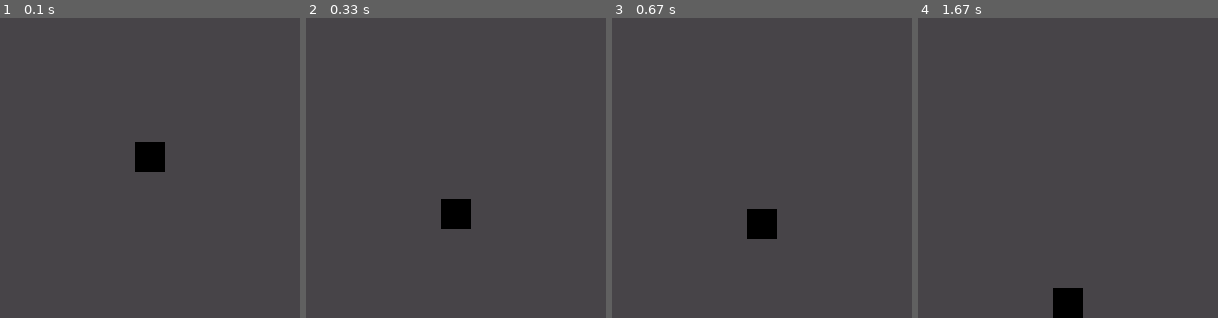
Above: before the commit, frames 1-4 (left to right).
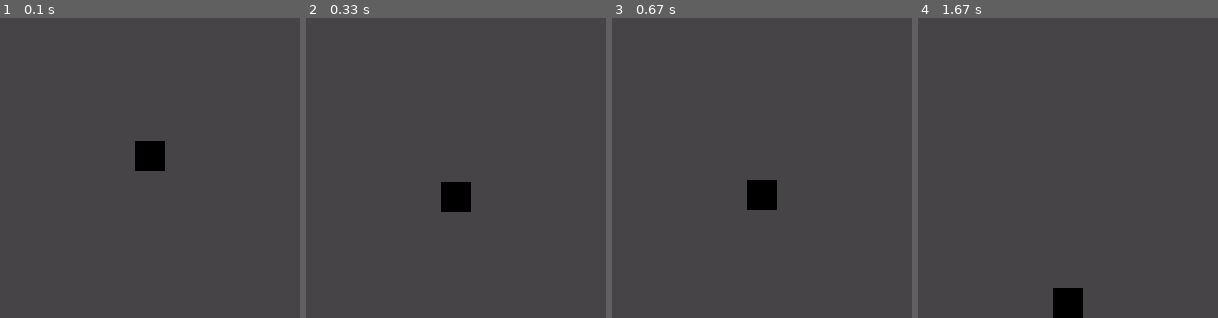
Above: after the commit, the same moments.

Repository: Lekitio/Pygame-first-game
Game: pygame game, started from jump_testing.py
Two runs of this game, one before a commit and one after it. Both use one fixed random seed, a clock stepped at 60 frames per second and the inputs below.
Inputs:
- Up to frame 1 (0.1 s): no input
- Up to frame 2 (0.33 s): no input
- Up to frame 3 (0.67 s): tap Z at 0.33 s
- Up to frame 4 (1.67 s): no input

The runs differ from the first frame. In frame 1, less than 0.1% of the frame differs, in the area x 45-55%, y 41-52%; in frame 2, 1.1%; in frame 3, 1.9%, in the area x 45-55%, y 54-74%; in frame 4, nothing differs.

Commit message:
Worked a bit with collitions and made more sprite groups for organisation

Diff:
--- a/jump_testing.py
+++ b/jump_testing.py
@@ -33,6 +33,7 @@
         self.current_jump_time = 0
         self.landed = False #this isnt optimal
         self.jump_key = pygame.K_z
+        self.jump_speed_cap = 600
 
 
     # def jump(self):
@@ -51,10 +52,7 @@
             self.current_jump_time = pygame.time.get_ticks()
             if self.current_jump_time >= self.last_jump_time + self.jump_cooldown:
                 self.can_jump = True
-
-    def update(self):
-        keys = pygame.key.get_pressed()
-
+    def jump(self, keys, delta_time):
         if keys[self.jump_key] and self.on_ground and self.can_jump:
             # self.rect.centery = 1
             self.velocity.y = -self.jump_force
@@ -62,17 +60,19 @@
 
         self.velocity.y += GRAVITY * delta_time #always affected by gravity
 
+
         # downwards
         if self.velocity.y > 0:
-            self.velocity.y += 2
+            self.velocity.y += 0.2 * GRAVITY * delta_time
+            #why times delta_time here?
 
         #if släppa and upwards
         if not keys[self.jump_key] and self.velocity.y < 0:
             self.velocity.y *= 0.05
 
-        # fall faster
-        if self.velocity.y > 0: #going
-            self.velocity.y += GRAVITY * 0.5 * delta_time
+
+        # a speed cap
+        self.velocity.y = min(self.jump_speed_cap, self.velocity.y)
 
         #set actions into place
         self.rect.centery += self.velocity.y * delta_time
@@ -86,6 +86,11 @@
             self.velocity.y = 0
 
         self.can_jump_cooldown()
+
+    def update(self):
+        keys = pygame.key.get_pressed()
+        self.jump(keys, delta_time)
+
 
 hanako = player(all_sprites)
 
--- a/main tutorial.py
+++ b/main tutorial.py
@@ -6,9 +6,9 @@
 #"gets pygame started up"
 
 ## Pygame display info: https://www.pygame.org/docs/ref/display.html#pygame.display.init
-width = 900
-height = 600
-main_display = pygame.display.set_mode((width, height))
+WIDTH = 900
+HEIGHT = 600
+main_display = pygame.display.set_mode((WIDTH, HEIGHT))
 #this creates a screen, set_mode specifically
 
 pygame.display.set_caption("Game name")
@@ -19,19 +19,18 @@
 
 clock = pygame.time.Clock() #caps the framerate, Otherwise it runs infinitely fast
 
-def in_frame_checker(name, height, width):
-    if name.rect.bottom >= height:
-        name.rect.bottom = height
-        name.direction.y *= -1
+
+GRAVITY = 700
+
+def in_frame_checker(name, HEIGHT, WIDTH):
+    if name.rect.bottom >= HEIGHT:
+        name.rect.bottom = HEIGHT
     if name.rect.top <= 0:
         name.rect.top = 0 #gets rid of pesky bugs
-        name.direction.y *= -1
-    if name.rect.right >= width:
-        name.rect.right = width
-        name.direction.x *= -1
+    if name.rect.right >= WIDTH:
+        name.rect.right = WIDTH
     if name.rect.left <= 0:
         name.rect.left = 0
-        name.direction.x *= -1
 
 #making groups/classes/sprites
 class Player(pygame.sprite.Sprite):
@@ -39,55 +38,72 @@
         super().__init__(group)
         #this is like refering that you have parents I guess?
         #parent in this case is group
-        w = 50
-        h = 80
+        w = 40
+        h = 60
         self.image = pygame.Surface((w, h))
         self.rect = self.image.get_frect(bottomleft = (10, ground.top))
-        self.direction = pygame.math.Vector2(1, 0) #defult
-        self.speed = 200
-
-        #Jump timer
+        # self.velocity = pygame.math.Vector2(1, 0) #defult
+        self.speed = 300
+
+        #Physics
+        self.velocity = pygame.math.Vector2(1, 1)
+        #Jumping physics
+        self.on_ground = True
+        self.jump_force = 400
+
+        #Jump
         self.can_jump = True
         self.last_jump_time = 0
-        self.gravity = 1500
-        self.on_ground = True
-        self.cooldown_jump = 100
-        self.jump_button = pygame.K_x
+        self.jump_cooldown = 100
+        self.current_jump_time = 0
+        self.landed = False #this isnt optimal
+        self.jump_key = pygame.K_z
+        self.jump_speed_cap = 600
+        self.jump_velocity_multiplier = 0.3
+        self.groundy = ground.top
 
         #Slash
         self.can_slash = True
         self.last_slash_time = 0
         self.cooldown_slash = 1000
 
-    # def jump(self):
-    #     self.direction.y = -1
-
-    def falling_motion(self):
-        if self.rect.bottom > ground.top: #fall while above ground
-            # for i in range(20):
-            #     self.direction.y += i/10
-            self.direction.y *= 0.5
-        else:
-            # self.direction.y = 0
-            self.rect.bottom = ground.top
+    def can_jump_cooldown(self):
+        if not self.can_jump:
+            self.current_jump_time = pygame.time.get_ticks()
+            if self.current_jump_time >= self.last_jump_time + self.jump_cooldown:
+                self.can_jump = True
+
+    def jump(self, keys, delta_time):
+        if keys[self.jump_key] and self.on_ground and self.can_jump:
+            # self.rect.centery = 1
+            self.velocity.y = -self.jump_force
+            self.on_ground = False
+        self.velocity.y += GRAVITY * delta_time #always affected by gravity
+
+        # downwards
+        if self.velocity.y > 0:
+            self.velocity.y += self.jump_velocity_multiplier * GRAVITY * delta_time
+            #why times delta_time here?
+
+        #if släppa and upwards
+        if not keys[self.jump_key] and self.velocity.y < 0:
+            self.velocity.y *= 0.05
+
+        # a speed cap
+        self.velocity.y = min(self.jump_speed_cap, self.velocity.y)
+
+        #set actions into place
+        self.rect.centery += self.velocity.y * delta_time
+
+        if self.rect.bottom >= self.groundy:
+            if self.on_ground == False:
+                self.last_jump_time = pygame.time.get_ticks()
+            self.rect.bottom = self.groundy
             self.on_ground = True
-            # self.cooldown_jump = pygame.time.get_ticks() #if i wanna make on ground timer
-            return True
-
-
-    def jump_timer(self):
-        #while holding the key jump unless jumped for x time or hit roof
-
-        keys = pygame.key.get_pressed()
-        if not self.can_jump: #runs always
-            self.direction.y = -1
-            current_jump_time = pygame.time.get_ticks()
-            if current_jump_time > self.last_jump_time + self.cooldown_jump and not keys[self.jump_button]:
-                self.falling = True
-                self.can_jump = True #Can always jump ig? Or maybe cooldown based on floor
-            #gets current time
-        else:
-            return self.falling_motion()
+            self.can_jump = False
+            self.velocity.y = 0
+
+        self.can_jump_cooldown()
 
     def slash_timer(self):
         if not self.can_slash:
@@ -95,23 +111,17 @@
             if current_slash_time > self.last_slash_time + self.cooldown_slash:
                 self.can_slash = True
 
-
     def update(self):
         #update() will run this
         keys = pygame.key.get_pressed() #this is a dictionary of all the keys
-        self.direction.x = keys[pygame.K_RIGHT]-keys[pygame.K_LEFT] #this jsut turns True -> 1, crazy
-        self.rect.centerx += self.direction.x * self.speed * delta_time #can control speed
-        self.rect.centery += self.direction.y * delta_time
-        in_frame_checker(player, height, width) #makes sure its in frame
+        self.velocity.x = keys[pygame.K_RIGHT]-keys[pygame.K_LEFT] #this jsut turns True -> 1, crazy
+        self.rect.centerx += self.velocity.x * self.speed * delta_time #can control speed
+        self.rect.centery += self.velocity.y * delta_time
+        in_frame_checker(player, HEIGHT, WIDTH) #makes sure its in frame
 
         #Getting inputs
         # jumping mechanism
-        if keys[self.jump_button] and self.can_jump and self.on_ground: #only triggered once because can_jump -> False
-            self.can_jump = False
-            self.last_jump_time = pygame.time.get_ticks()
-        self.can_jump = self.jump_timer()
-        # print(self.falling)
-        # Getting inputs
+        self.jump(keys, delta_time)
 
         recent_keys = pygame.key.get_just_pressed()
         if recent_keys[pygame.K_SPACE] and self.can_slash:
@@ -121,9 +131,8 @@
         self.slash_timer()
 
 
-
 class Object1(pygame.sprite.Sprite):
-    def __init__(self, group, image):
+    def __init__(self, image, group):
         super().__init__(group)
         #question if you grandparent gets updated then do you also update
         # self.image = pygame.image.load(join("images", "Japanese_rock_pillar1.png")).convert_alpha()
@@ -134,136 +143,66 @@
         self.image = pygame.transform.scale(self.image, (100, 150))
         #bahahahhahaha you can squish the import
         # self.rect = self.image.get_bounding_rect() This is what i should use honestly OR just fix the art from the beginning
-        self.rect = self.image.get_frect(midbottom = (randint(0, width), ground.top + 30))
+        self.rect = self.image.get_frect(midbottom = (randint(0, WIDTH), ground.top + 30))
         # its currently transparent so i need to move it down, hardcoded
 
 
+
 all_sprites = pygame.sprite.Group()
-#holds and manages all sprites, grand master
-
-grey = (71, 68, 72)
-#colors the screen main_display.fill(grey). But i wanna do it constantly so into the game
+#holds and manages all sprites, grandparent
+
+grey = (71, 68, 72) #colors the screen main_display.fill(grey). But i wanna do it constantly so into the game
 
 #Makes the floor rectangle
 floor_color = (45, 35, 46)
 ground = pygame.Rect(0, 400, 900, 500)
 
-
 #creating objects, order matter.
-#   created first -> gets covered
+#   created first -> gets covered.
+japanese_pillar_1_sprites = pygame.sprite.Group() #more organised, usually for usually gonna get acessed but not as often as ex, player. Stuff
 for i in range(10):
-    Object1(all_sprites, japanese_pillar_1_surf)
+    Object1(japanese_pillar_1_surf, (all_sprites, japanese_pillar_1_sprites))
 player = Player(all_sprites)
 
 # pygame.FRect((0, 520), (900, 300))
-you_wanna_learn = False
-if you_wanna_learn:
-    pass
-    #FRects are rectangles but with decimals -> more precise
-    #Rectangles can give you acess to a bunch of useful points of the rectangle -> less math
-    #for storing coordinates
-
-
-#load images FUTURE FIX
-# bg = pygame.image.load("C:\Users\Hanna\Pictures\Screenshots\Screenshot2026-01-17223534.png")
-#ok nvm that didnt work. One way: Be in the code folder
+#FRects are rectangles but with decimals -> more precise #Rectangles can give you acess to a bunch of useful points of the rectangle -> less math #for storing coordinates
 #convertion for higher framerate, .convert() if no transparency, .convert_alpha() if transparent pixels
 
 frames = 60
-# i = 0
 running = True
 while running:
     delta_time = clock.tick(frames)/1000
     # print(clock.get_fps())
-    if you_wanna_learn:
-        pass
-        #to make sure everyone moves the same speed and not make one persons game much faster cause they got more framse
-        # -> math and delta_time (how long time (ms) to render one frame)
+#to make sure everyone moves the same speed and not make one persons game much faster cause they got more frame    # -> math and delta_time (how long time (ms) to render one frame)
 
     #getting all sprites up to date
     all_sprites.update()
 
     #making display
-    if you_wanna_learn:
-        pass
-        #pygame.key
-        #pygame.mouse
     main_display.fill(grey)
     # pygame.Surface.blit(ground)
     pygame.draw.rect(main_display, floor_color, ground) #i draw rect here but define rect outside
 
     #event loop
-    if you_wanna_learn: #info about event actions
-        pass
-        ##Pygame event info https://www.pygame.org/docs/ref/event.html?highlight=pygame%20event#module-pygame.event
-        # lmao this is just a trick to save space
-        # pygame.event.pump() can be used when you dont want wasted memeory and dont want event inputs, ex cutscenes ig
-        # pygame.event.poll() - wwaits for specific event, if none then it returns none i guess
     queue = pygame.event.get() #gets event from queue (takes every input as a list then clears all input)
     for event in queue: #in here you check for all input
         if event.type == pygame.QUIT:
             running = False
 
-    # input()
-    if you_wanna_learn:
-        pass #moved it into a sprite
-        # https://www.pygame.org/docs/ref/key.html
-        # print(pygame.mouse.get_pressed()) or [0]
-        # if pygame.mouse.get_pressed()[0]:
-        #     player_rect.center = event.
-        # print(keys)
-        # if keys[pygame.K_1]:
-        #     print(f"you are pressing down {1} for the {i}th time")
-        #     i+= 1
-
-        #if you wanna go up and down too diagonals need this fix
-        # player_rect.center += player_direction.normalize() if player_direction else player_direction
-        # keys = pygame.key.get_pressed() #this is a dictionary of all the keys
-        # player_direction.x = keys[pygame.K_RIGHT]-keys[pygame.K_LEFT] #this jsut turns True -> 1, crazy
-        # if keys[pygame.K_RIGHT]:
-        #     player_direction.x = 1
-        # else:
-        #     player_direction.x = 0
-        # if event.type == pygame.KEYDOWN: #checks if anything is pressed
-        #     if event.key == pygame.K_a:
-        #         print(1)
-        # if event.type == pygame.MOUSEMOTION:
-        #     player_rect.center = event.pos
-        #downsidechecks it once, only checks for the action of something
-
-
-
 
     all_sprites.draw(main_display)
-    if you_wanna_learn:
-        pass
-        #.update() - updates every spite, inbyggd in sprite to appear or something
-        #.draw() blit the sprite images
-        #gets everything in the group to appear i guess
+#.update() - updates every spite, inbyggd in sprite to appear or something #.draw() blit the sprite images #gets everything in the group to appear i guess
+
+
+    #Test colission #sprite and rect check manualspritecollide(single, lst, dokill)
+
+    collided = pygame.sprite.spritecollide(player, japanese_pillar_1_sprites, False)
+    for pillar in collided:
+        pygame.draw.rect(main_display, floor_color, pygame.FRect(pillar.rect.centerx-10, pillar.rect.top-30, 30, 30))
+        #hardcoding position fixes
 
     pygame.display.update()
     #updates background every loop
 
-    if you_wanna_learn: #my mistakes and previous deleted code
-        pass
-        # if pygame.event.get() == pygame.QUIT:
-        #     this wont work since pygame.event.get() returns a list and pygame.QUIT is an "element"
-        #     break
-
-        # main_display.blit(player, player_rect) #this is our player
-
-        #check if in frame?
-        # if player.rect.bottom >= height:
-        #     player.rect.bottom = height
-        #     player.direction.y *= -1
-        # if player.rect.top <= 0:
-        #     player.rect.top = 0 #gets rid of pesky bugs
-        #     player.direction.y *= -1
-        # if player.rect.right >= width:
-        #     player.rect.right = width
-        #     player.direction.x *= -1
-        # if player.rect.left <= 0:
-        #     player.rect.left = 0
-        #     player.direction.x *= -1
 
 pygame.quit()
